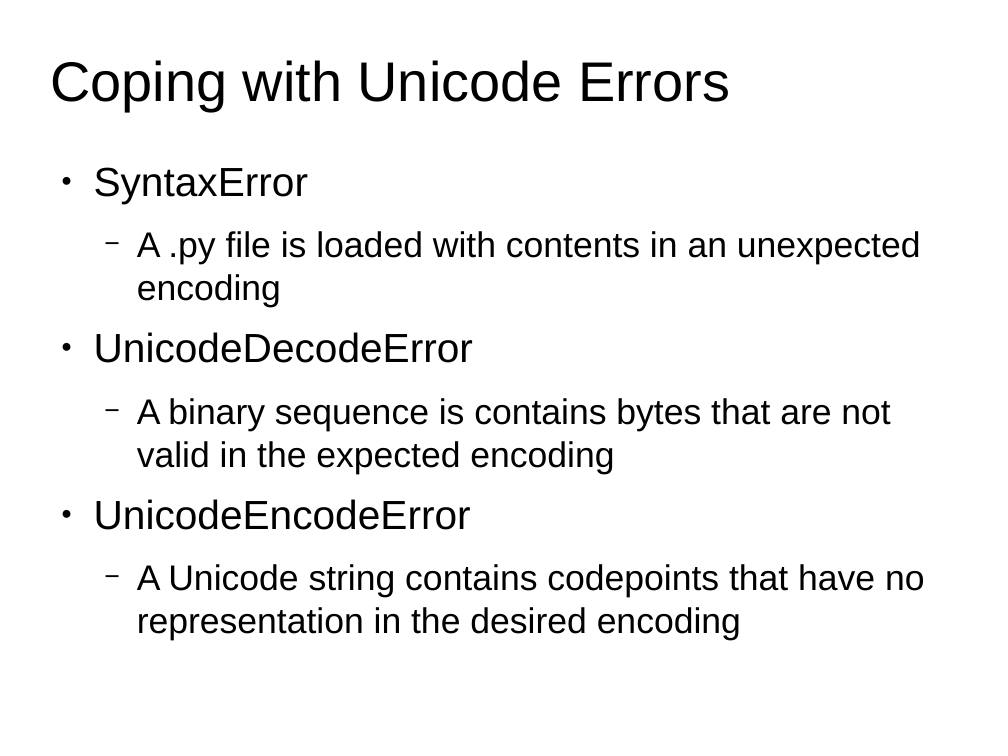
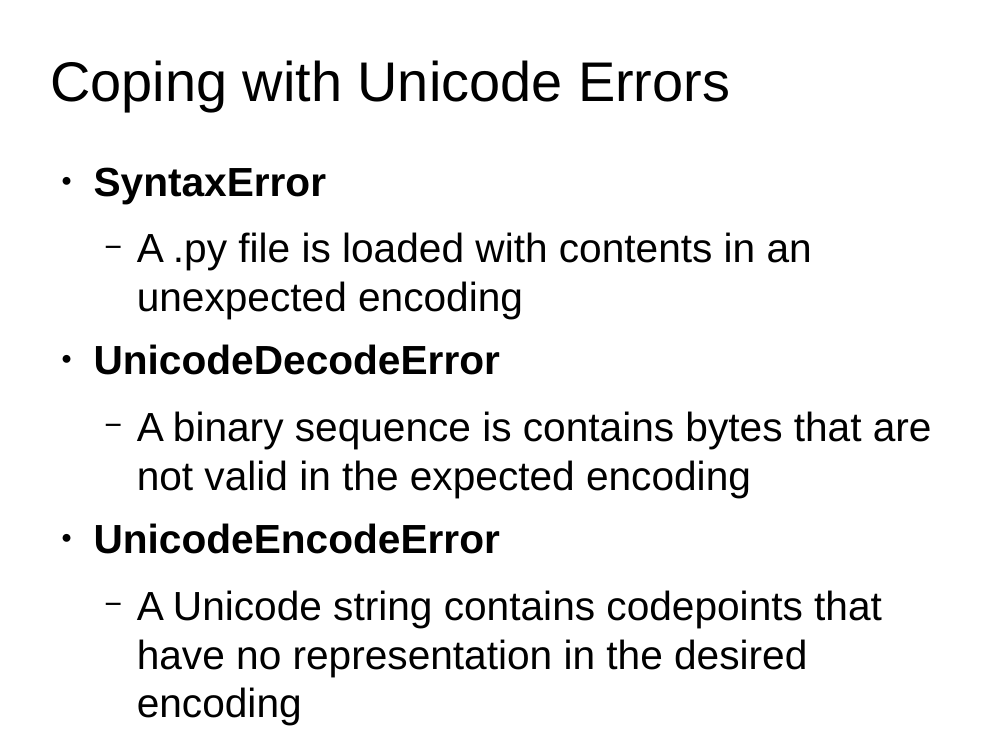
Before and after one commit to fluentpython/unicode-solutions, a slide deck: slide 18 of unicode-solutions.odp (slide 9 before the commit). Drawn at 1008x756 pixels with LibreOffice and Linux fonts; fonts in the diff are those of the drawing; background and template pictures are left out. Boxes give left, top, right and bottom in pixels: in the first picture for what was removed or moved away, otherwise in the second. Text is boxed around its words. In the diff, an @@ line names an element or a change of style, - is before the commit and + after.

```diff
--- a/unicode-solutions.odp
+++ b/unicode-solutions.odp
@@ text "SyntaxError" at [94,167,932,676]: bold on in "SyntaxError", "UnicodeDecodeError", "UnicodeEncodeError"; size 28 to 32 pt in "A .py file is loaded with contents ...", "A binary sequence is contains bytes that ...", "A Unicode string contains codepoints that have ..." @@
```
Also in this commit, not shown: 5 other slides changed, 12 slides added, 9 other files.
